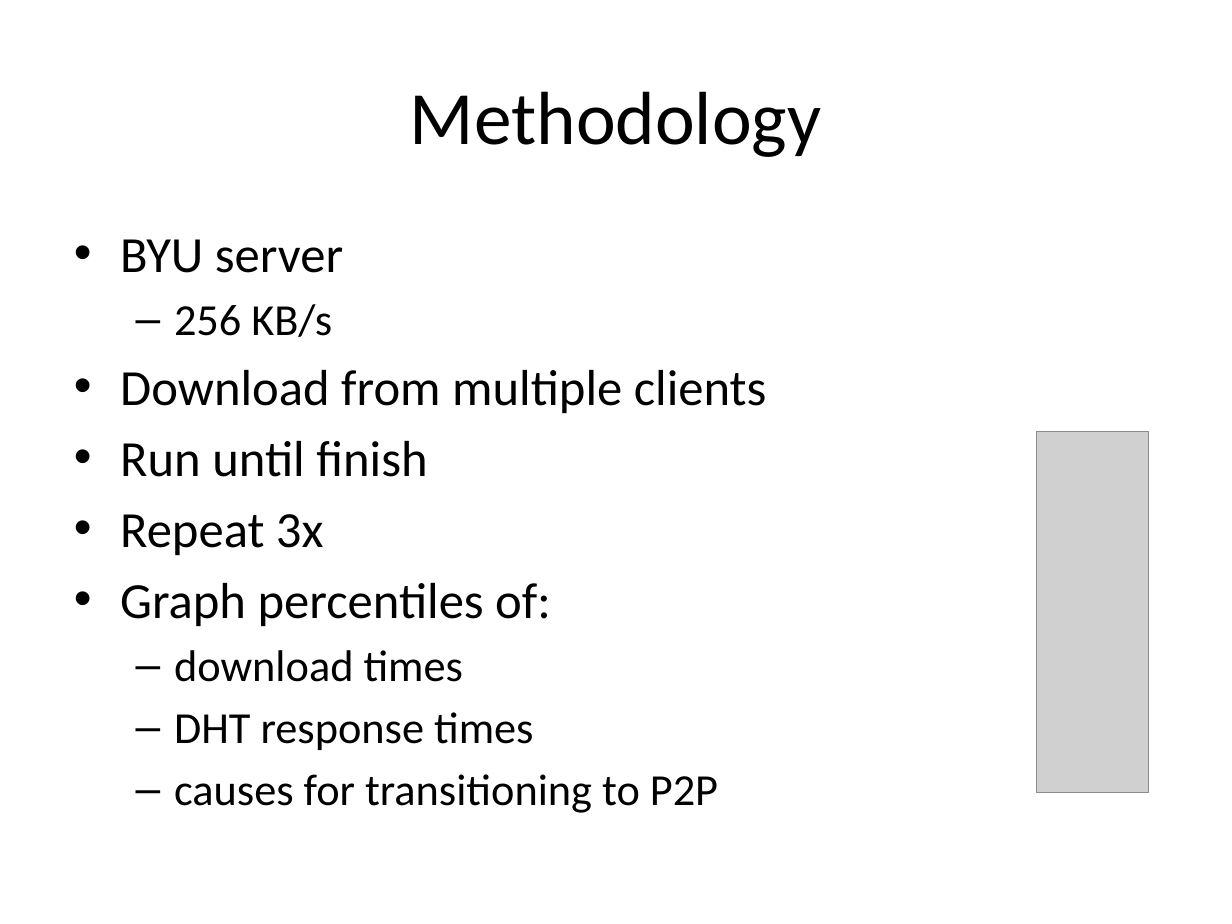
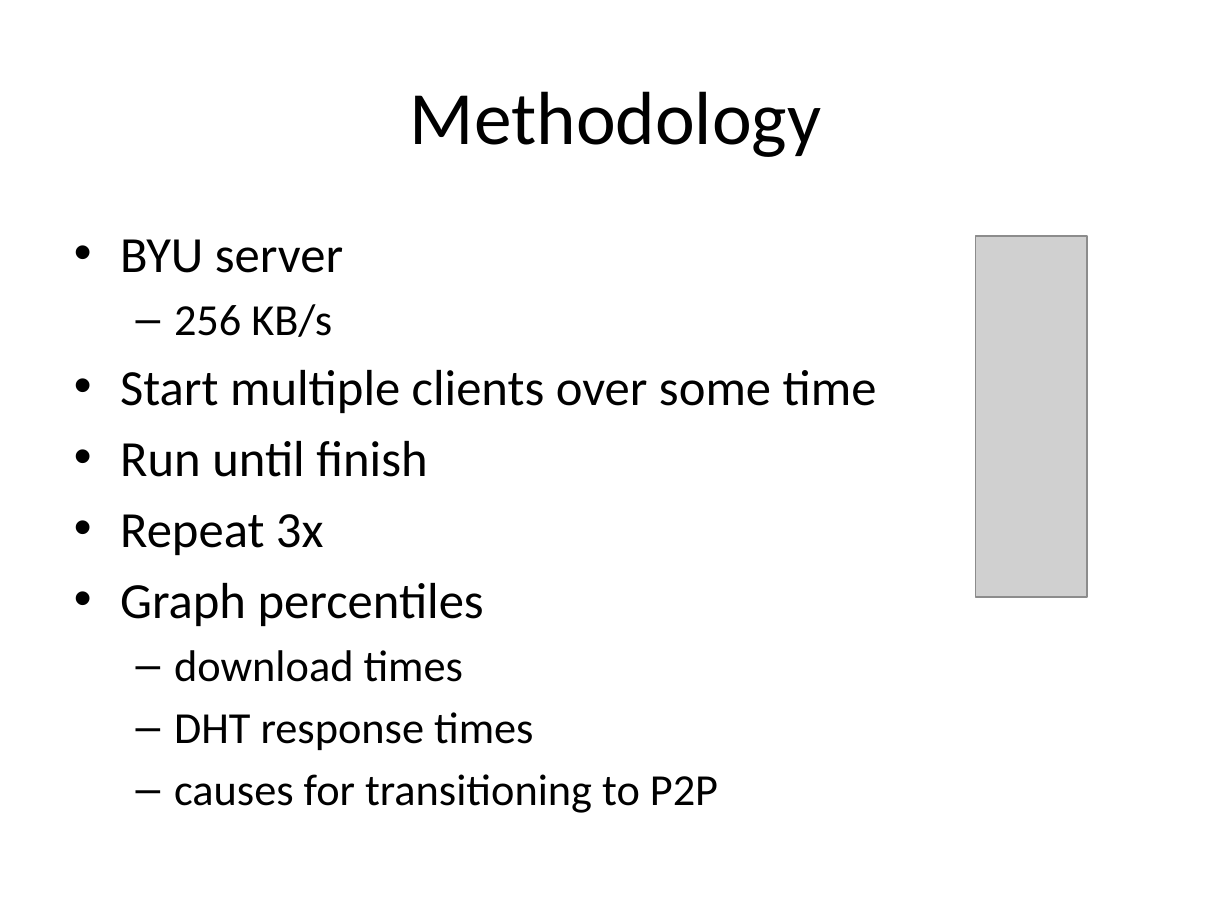
Before and after one commit to rdp/p2pwebclient, a slide deck: slide 18 of thesis_presentation/How to Make the Internet Faster.pptx. Drawn at 1232x924 pixels with LibreOffice and Linux fonts; fonts in the diff are those of the drawing; grey boxes stand for pictures. Boxes give left, top, right and bottom in pixels: in the first picture for what was removed or moved away, otherwise in the second. Text is boxed around its words. In the diff, an @@ line names an element or a change of style, - is before the commit and + after.

```diff
--- a/thesis_presentation/How to Make the Internet Faster.pptx
+++ b/thesis_presentation/How to Make the Internet Faster.pptx
@@ picture: place and size @@
-picture at [1037, 431, 1149, 792]
+picture at [976, 237, 1088, 598]
@@ text at [120, 370, 877, 413]: text changed @@
-• Download from multiple clients
+• Start multiple clients over some time
@@ text at [120, 583, 484, 626]: text changed @@
-• Graph percentiles of:
+• Graph percentiles
```
Also in this commit, not shown: 6 other slides changed, 1 slide added.
